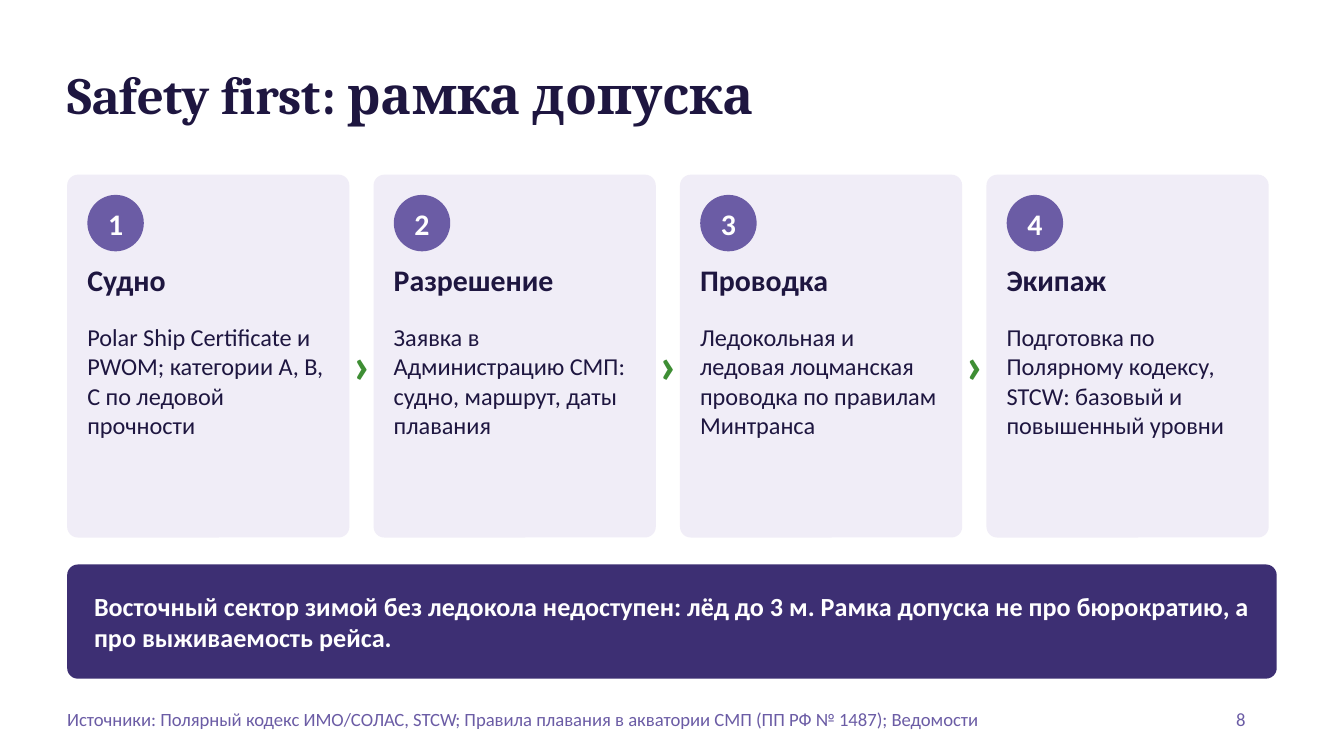
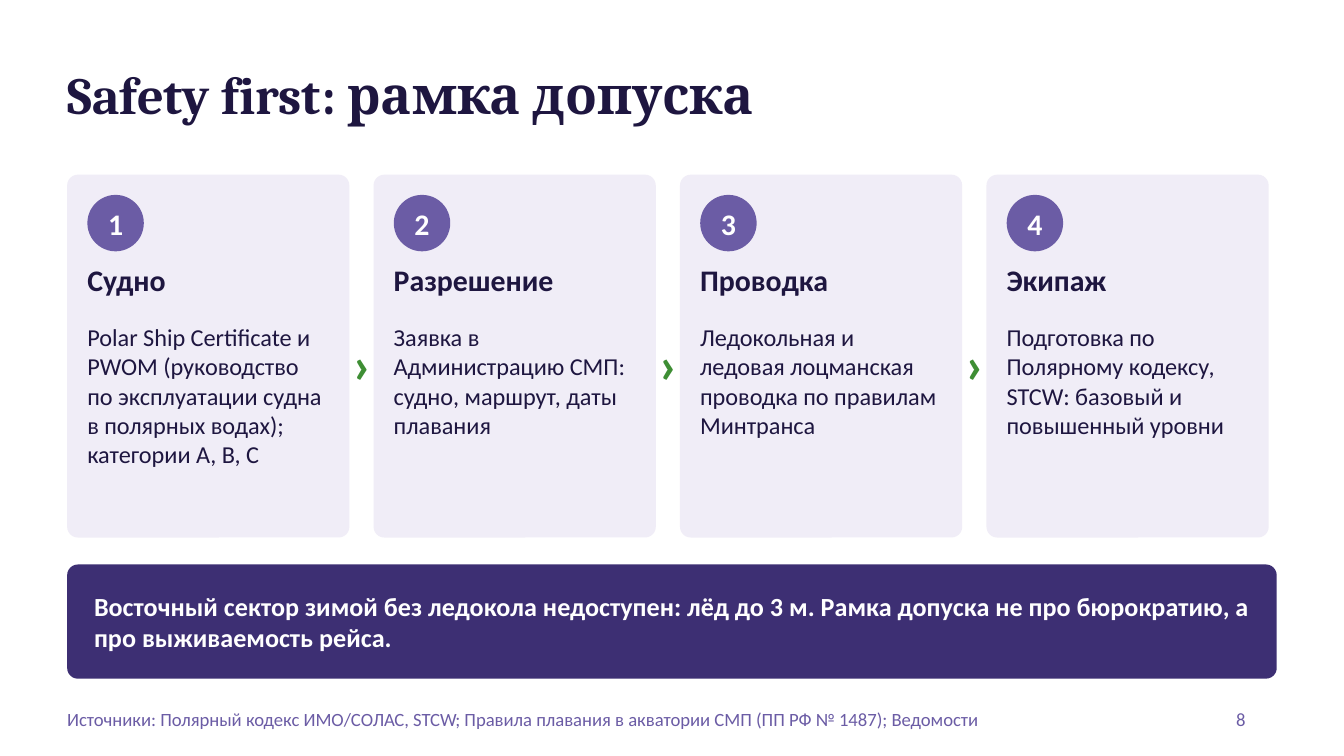
Before and after one commit to Mike-Pits/Arctic_presentation_2026_10_20, a slide deck: slide 8 of Arktika_dengi_i_bezopasnost.pptx. Drawn at 1344x756 pixels with LibreOffice and Linux fonts; fonts in the diff are those of the drawing; background and template pictures are left out. Boxes give left, top, right and bottom in pixels: in the first picture for what was removed or moved away, otherwise in the second. Text is boxed around its words. In the diff, an @@ line names an element or a change of style, - is before the commit and + after.

```diff
--- a/Arktika_dengi_i_bezopasnost.pptx
+++ b/Arktika_dengi_i_bezopasnost.pptx
@@ text at (x1=87, y1=329, x2=321, y2=467): text changed @@
-Polar Ship Certificate и PWOM; категории A, B, C по ледовой прочности
+Polar Ship Certificate и PWOM (руководство по эксплуатации судна в полярных водах); категории A, B, C
```
Also in this commit, not shown: 7 other slides changed, 3 other files.
